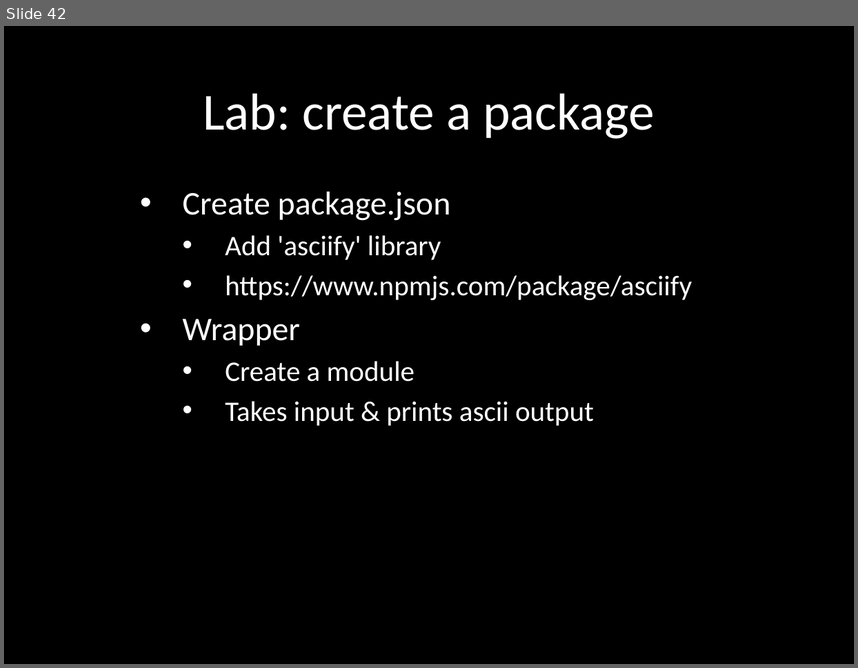
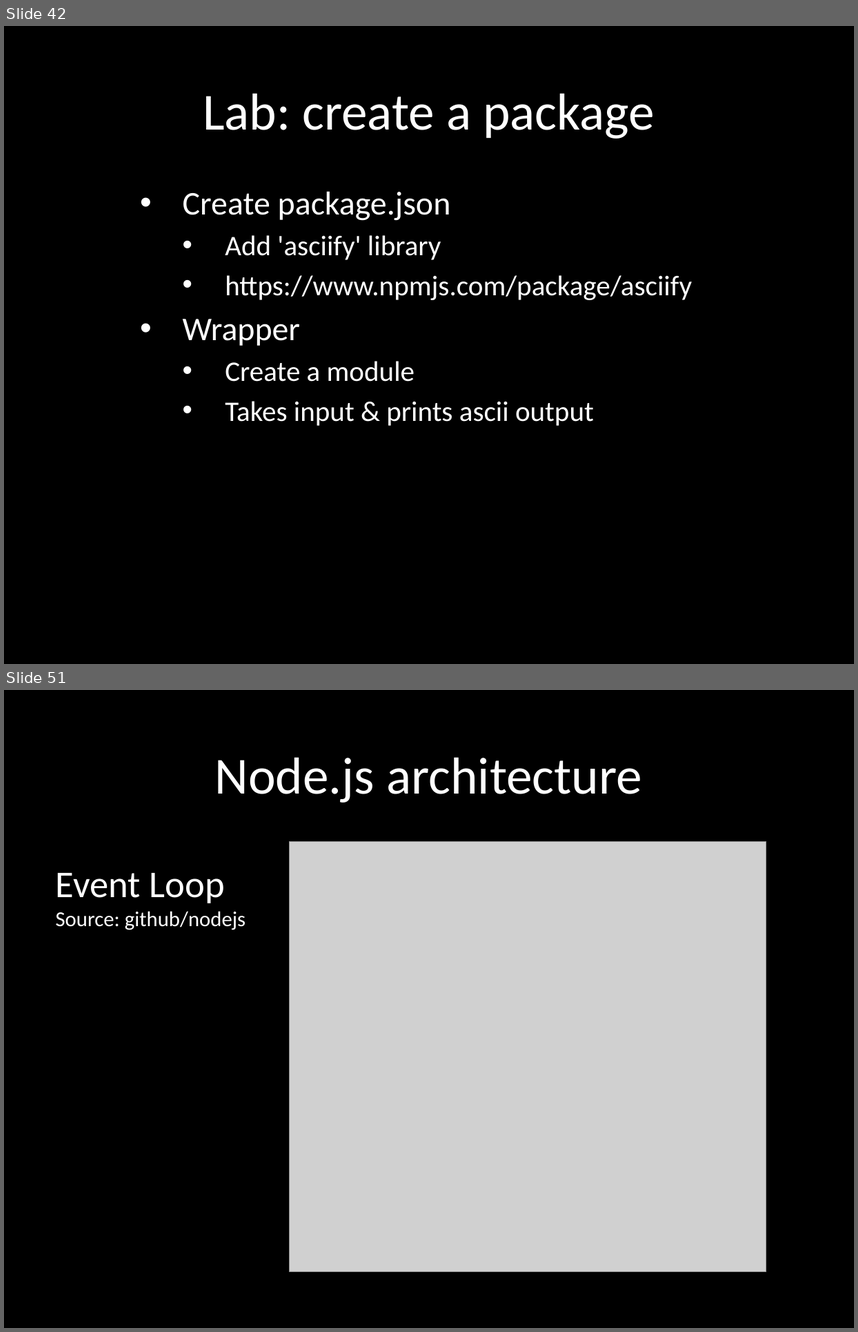
Before and after one commit to eliasjames/training-node, a slide deck: slides/Node Slides Day 1.pptx. Shown one above the other, each under a label of ours: slide 42 before the commit, slides 42 and 51 after it; the slides between them are not shown. The pictures are 858x668 and 858x1332 pixels, drawn with LibreOffice and Linux fonts; fonts in the diff are those of the drawing; grey boxes stand for pictures. Boxes give left, top, right and bottom in pixels: in the first picture for what was removed or moved away, otherwise in the second. Text is boxed around its words. In the diff, an @@ line names an element or a change of style, - is before the commit and + after.

Commit message:
Add node architecture to day 1, start day 2

```diff
--- a/slides/Node Slides Day 1.pptx
+++ b/slides/Node Slides Day 1.pptx
@@ slide 51 added at [4, 690, 854, 1328], background #000000 @@
@@ title added at [215, 757, 642, 802], 44 pt, text #FFFFFF @@
+Node.js architecture
@@ picture added at [290, 841, 766, 1272] @@
@@ text added at [56, 873, 245, 930], 18 pt, text #FFFFFF @@
+Event Loop
+Source: github/nodejs
```
Also in this commit, not shown: 5 slides changed, 9 other slides added, 1 other file.
